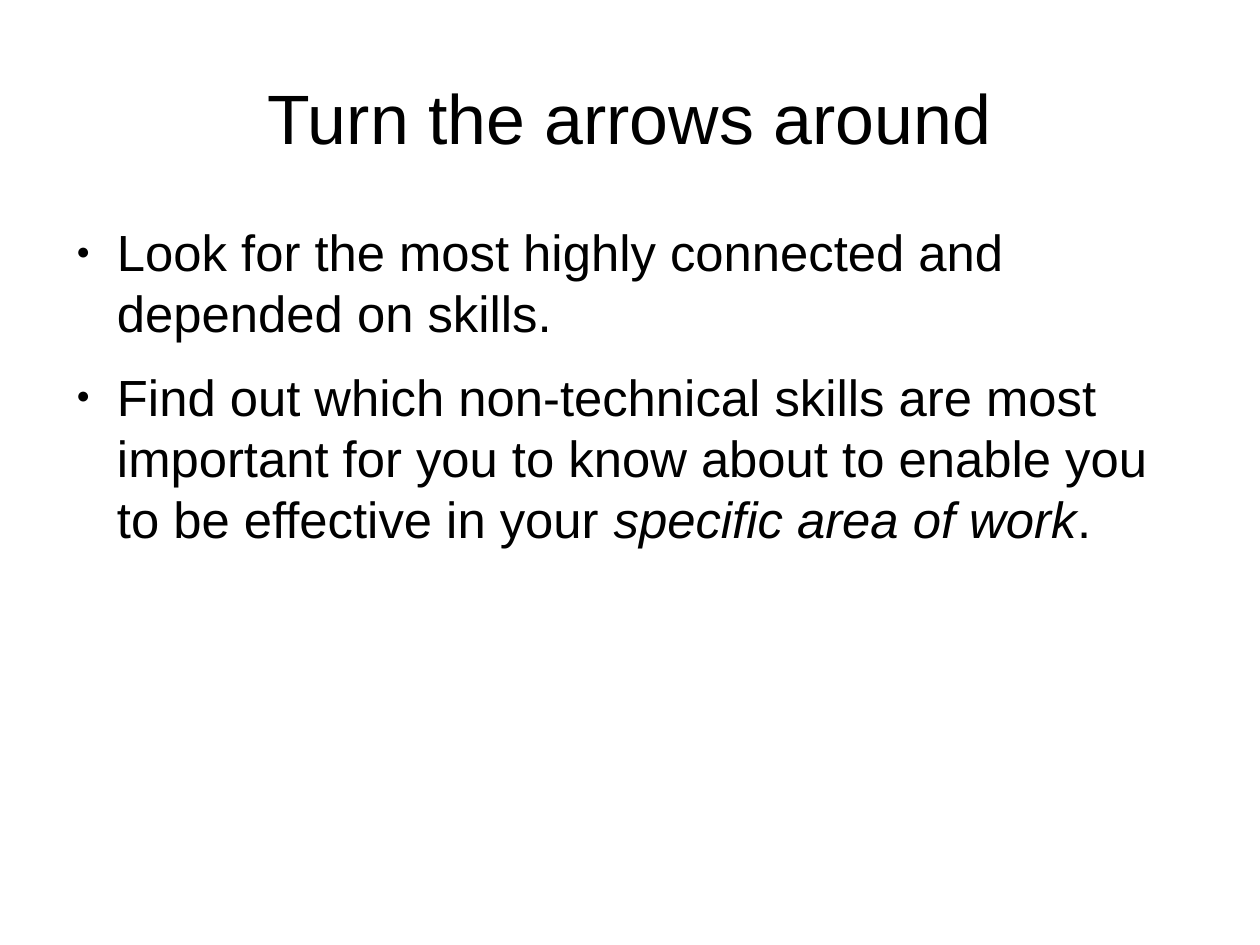
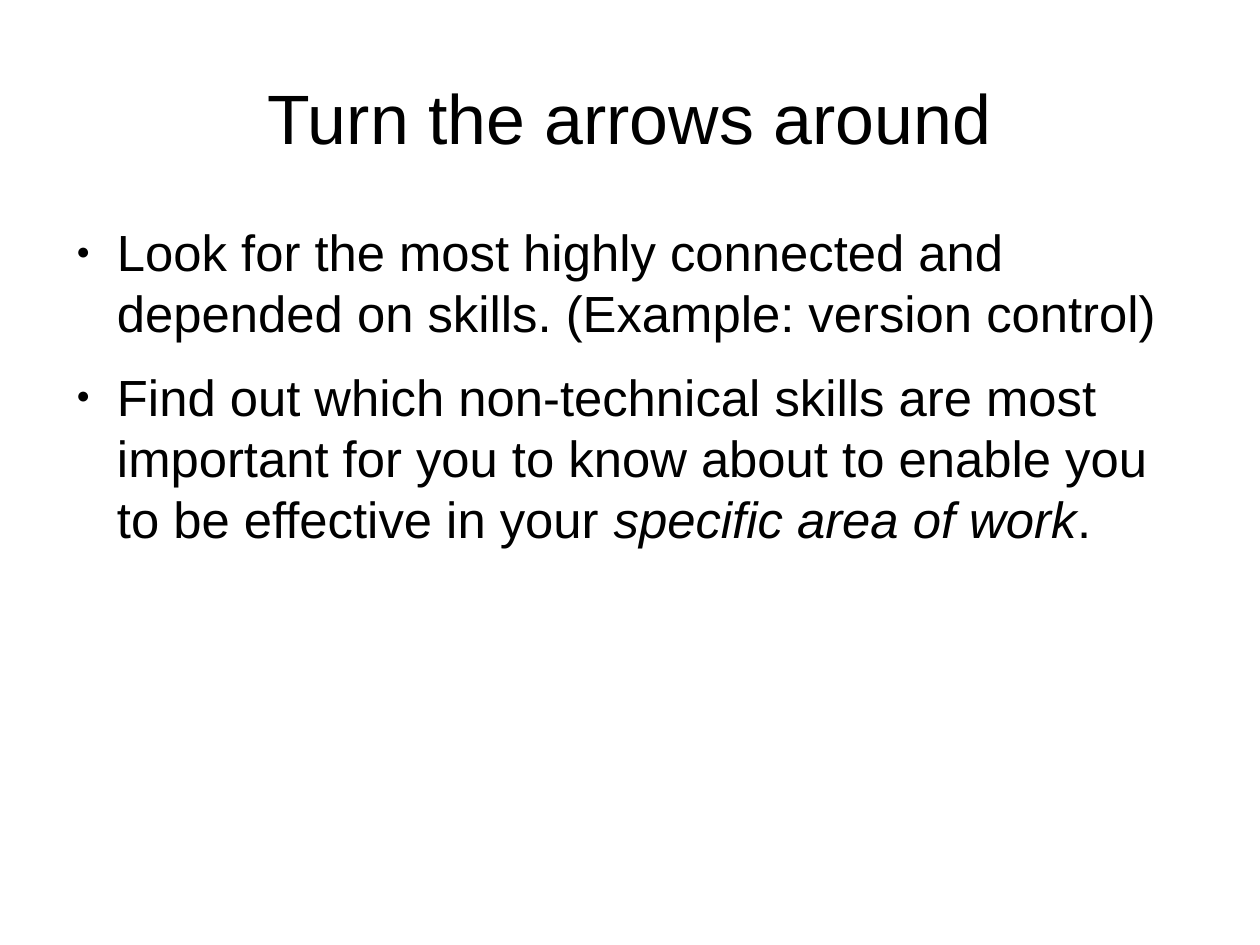
Before and after one commit to shuttle1987/CompCon2016, a slide deck: slide 21 of Slides.odp (slide 19 before the commit). Drawn at 1260x945 pixels with LibreOffice and Linux fonts; fonts in the diff are those of the drawing. Boxes give left, top, right and bottom in pixels: in the first picture for what was removed or moved away, otherwise in the second. Text is boxed around its words. In the diff, an @@ line names an element or a change of style, - is before the commit and + after.

```diff
--- a/Slides.odp
+++ b/Slides.odp
@@ text at box(117, 234, 1155, 343): text changed @@
-● Look for the most highly connected and depended on skills.
+● Look for the most highly connected and depended on skills. (Example: version control)
```
Also in this commit, not shown: 10 other slides changed, 5 slides added, 3 slides removed.
